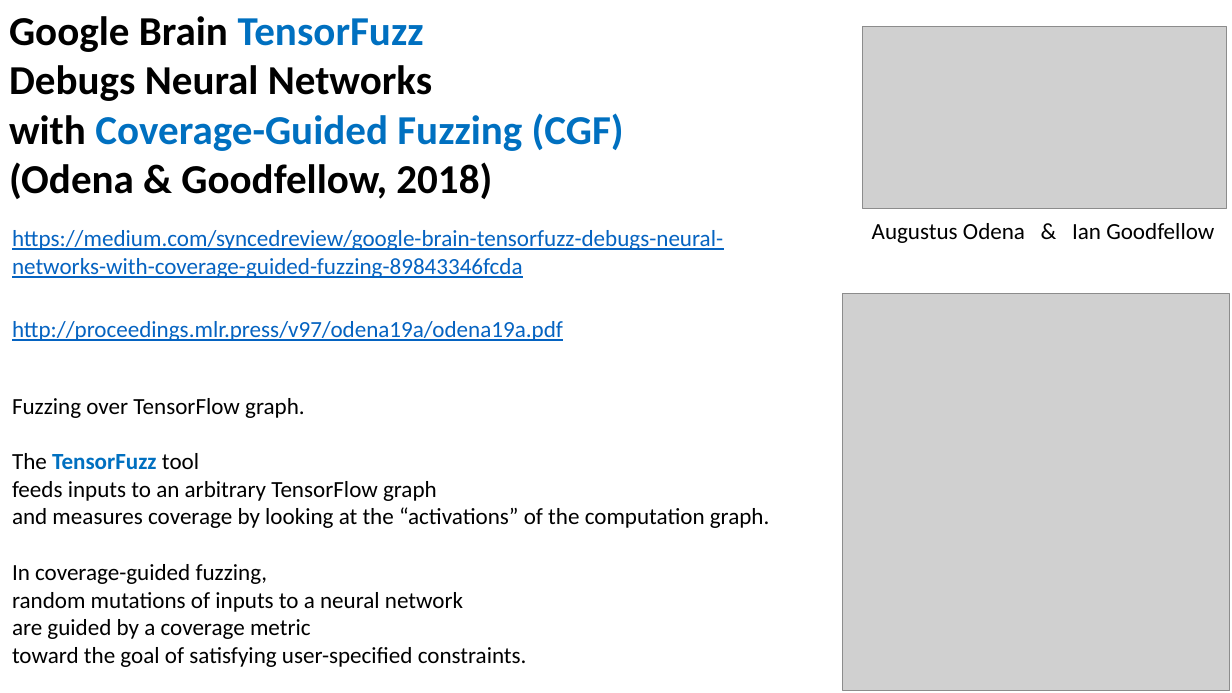
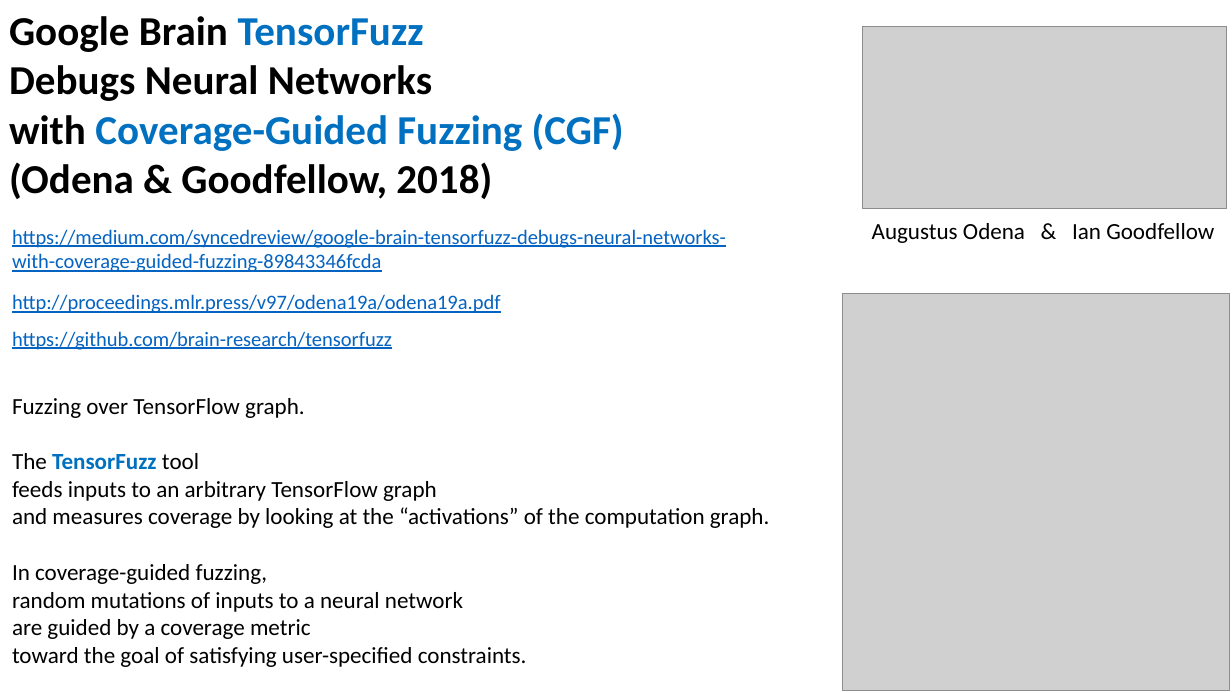
Before and after one commit to lselector/ml_ai_doc, a slide deck: slide 6 of fuzzing.pptx. Drawn at 1232x693 pixels with LibreOffice and Linux fonts; fonts in the diff are those of the drawing; grey boxes stand for pictures. Boxes give left, top, right and bottom in pixels: in the first picture for what was removed or moved away, otherwise in the second. Text is boxed around its words. In the diff, an @@ line names an element or a change of style, - is before the commit and + after.

Commit message:
updated fuzzing deck

```diff
--- a/fuzzing.pptx
+++ b/fuzzing.pptx
@@ text "https://medium.com/syncedreview/google-brain-tensorfuzz-debu ..." at (12, 229, 726, 272): size 18 to 16 pt @@
@@ text "http://proceedings.mlr.press/v97/odena19a/odena19a.pdf" at (12, 294, 501, 313): size 18 to 16 pt @@
@@ text "http://proceedings.mlr.press/v97/odena19a/odena19a.pdf": place and size @@
-text "http://proceedings.mlr.press/v97/odena19a/odena19a.pdf" at (12, 321, 563, 341)
+text "http://proceedings.mlr.press/v97/odena19a/odena19a.pdf" at (12, 294, 501, 313)
@@ text added at (12, 331, 392, 350), 16 pt, text #0563C1, underline @@
+https://github.com/brain-research/tensorfuzz
```
Also in this commit, not shown: 3 other slides changed, 1 other file.
